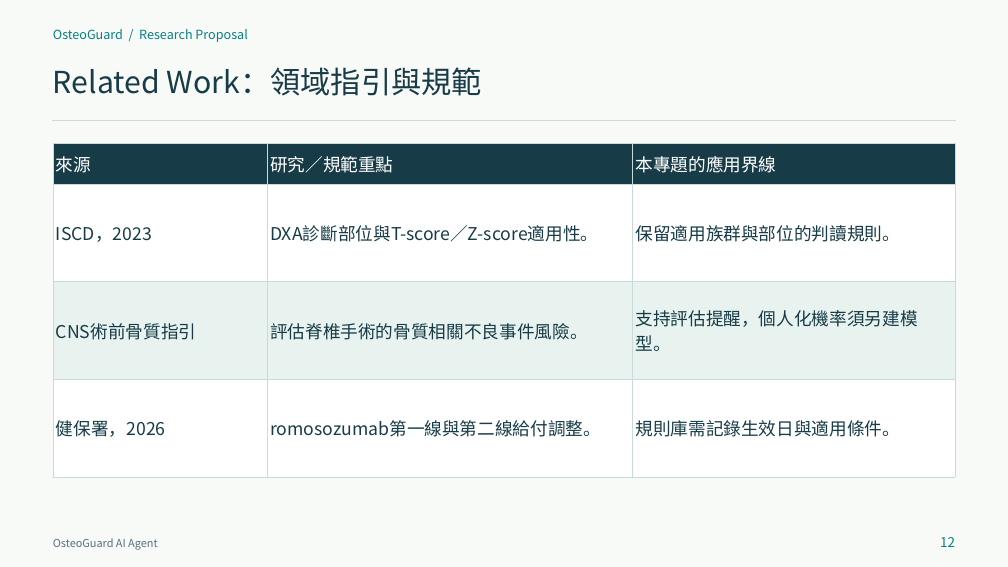
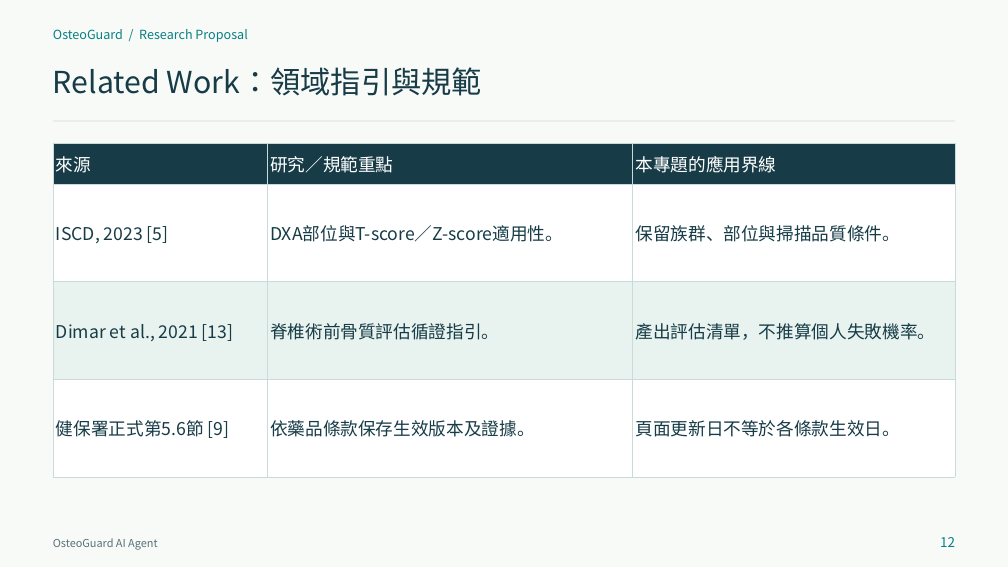
Before and after one commit to contemplator/nchu-bone-health-agent, a slide deck: slide 12 of output/OsteoGuard_Proposal_20261102.pptx. Drawn at 1008x567 pixels with LibreOffice and Linux fonts; fonts in the diff are those of the drawing. Boxes give left, top, right and bottom in pixels: in the first picture for what was removed or moved away, otherwise in the second. Text is boxed around its words. In the diff, an @@ line names an element or a change of style, - is before the commit and + after.

Commit message:
update: 修改期末 Proposal 相關檔案 fix: 參考文獻和文件內容衝突的部分

```diff
--- a/output/OsteoGuard_Proposal_20261102.pptx
+++ b/output/OsteoGuard_Proposal_20261102.pptx
@@ line (53, 121) - (955, 121): stroke #C8DAD9 0.75 pt to #C8DAD9 1 pt @@
@@ table at [53,143,955,476] @@
-row 2: ISCD，2023 | DXA診斷部位與T-score／Z-score適用性。 | 保留適用族群與部位的判讀規則。
+row 2: ISCD, 2023 [5] | DXA部位與T-score／Z-score適用性。 | 保留族群、部位與掃描品質條件。
-row 3: CNS術前骨質指引 | 評估脊椎手術的骨質相關不良事件風險。 | 支持評估提醒，個人化機率須另建模型。
+row 3: Dimar et al., 2021 [13] | 脊椎術前骨質評估循證指引。 | 產出評估清單，不推算個人失敗機率。
-row 4: 健保署，2026 | romosozumab第一線與第二線給付調整。 | 規則庫需記錄生效日與適用條件。
+row 4: 健保署正式第5.6節 [9] | 依藥品條款保存生效版本及證據。 | 頁面更新日不等於各條款生效日。
@@ borders changed @@
```
Also in this commit, not shown: 28 other slides changed, 6 slides added, 6 slides removed, 7 other files.
